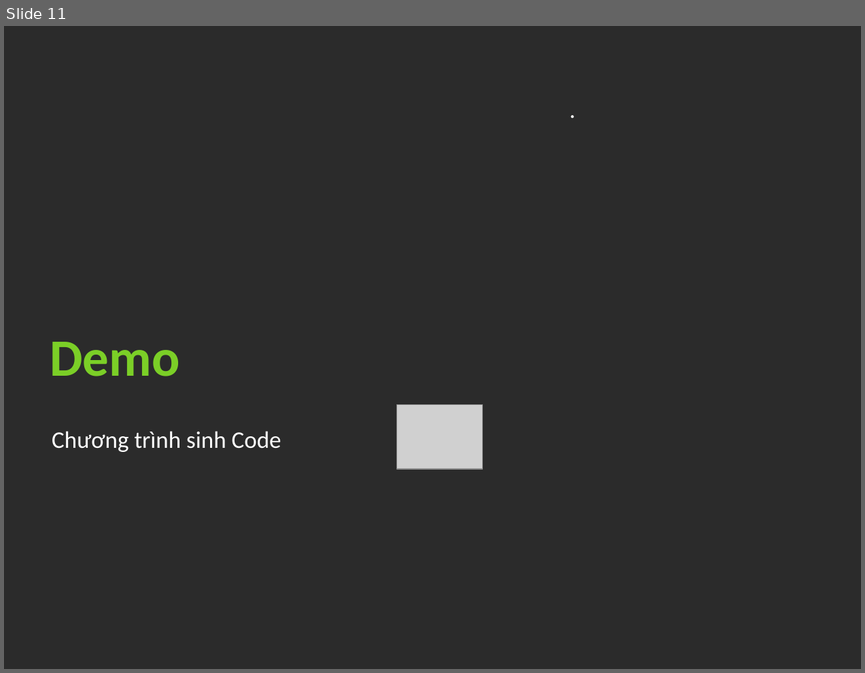
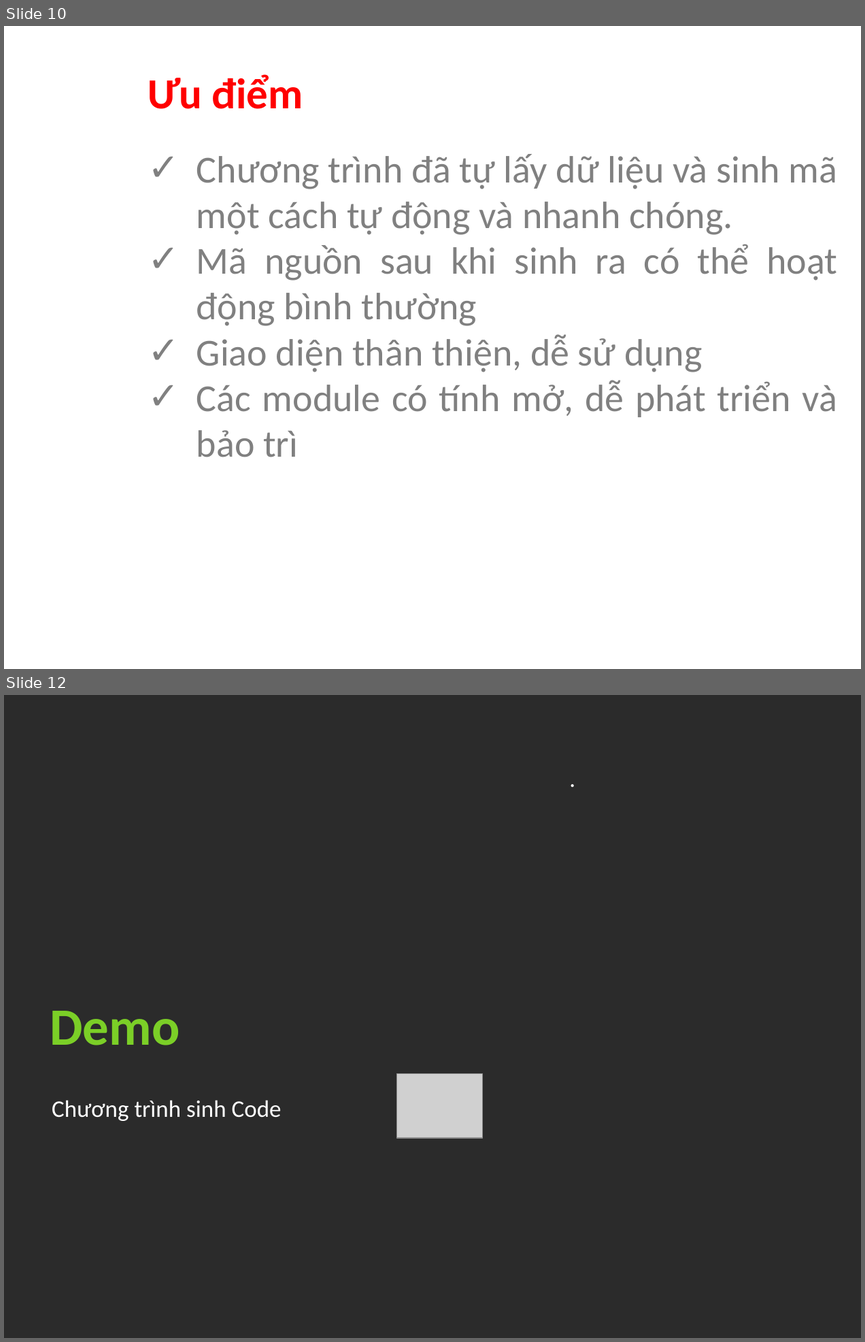
Before and after one commit to marcsommer/mvc-gen, a slide deck: Report/ThietKeMau.pptx. Shown one above the other, each under a label of ours: slide 11 before the commit, slides 10 and 12 after it; the slides between them are not shown. The pictures are 865x673 and 865x1342 pixels, drawn with LibreOffice and Linux fonts; fonts in the diff are those of the drawing; grey boxes stand for pictures; background and template pictures are left out; a plain dark background stands for a picture behind light text. Boxes give left, top, right and bottom in pixels: in the first picture for what was removed or moved away, otherwise in the second. Text is boxed around its words. In the diff, an @@ line names an element or a change of style, - is before the commit and + after.

```diff
--- a/Report/ThietKeMau.pptx
+++ b/Report/ThietKeMau.pptx
@@ slide 10 added at bbox=[4, 26, 861, 669], background picture (left out) @@
@@ text added at bbox=[11, 48, 109, 562], 32 pt, text #FFFFFF, bold @@
+Tổng kết
@@ text added at bbox=[148, 74, 303, 109], 36 pt, text #FF0000, bold @@
+Ưu điểm
@@ text added at bbox=[196, 154, 838, 457], 32 pt, text #808080 @@
+✓ Chương trình đã tự lấy dữ liệu và sinh mã một cách tự động và nhanh chóng.
+✓ Mã nguồn sau khi sinh ra có thể hoạt động bình thường
+✓ Giao diện thân thiện, dễ sử dụng
+✓ Các module có tính mở, dễ phát triển và bảo trì
@@ what was slide 11 is now slide 12 @@
```
Also in this commit, not shown: 3 slides changed, 8 other slides added, 8 slides removed.
